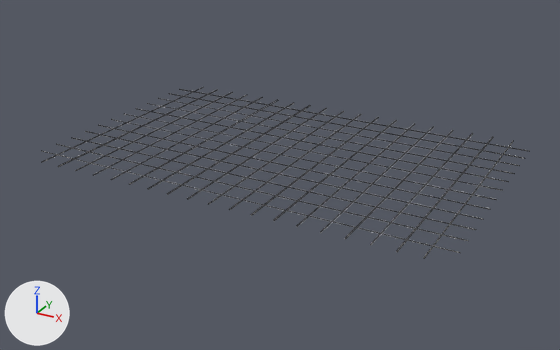
A saved change to the glTF model assets/meshes/prop_floor_boards_paint.glb.
Both versions are drawn from a camera (50 mm lens) standing at (80.1, -148.4, 67.9) and looking at (-0.1, -2.6, -5.1). The lights are fixed; the arrows at lower left show +X, +Y and +Z. The older version comes first. Mesh edges are drawn as thin lines. Materials are left out; every surface is plain grey. Vertices at exactly the same position are counted once.

Objects in the first picture: 'prop_floor_boards_paint'.
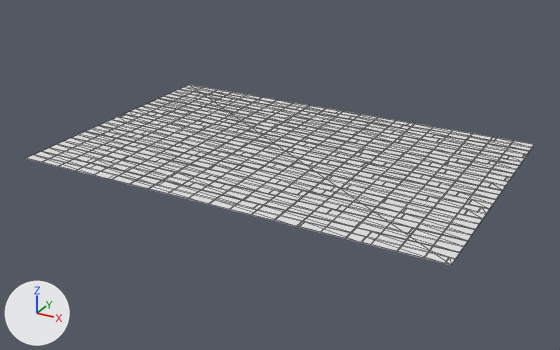
The change in detail:
me_prop_floor_boards_paint is used by ob_prop_floor_boards_paint; location (0.0, 0.0, 0.0).
me_prop_floor_boards_paint had 124 vertices, 62 faces and spanned x -50.0..50.0, y -32.5..32.5, z 0.1.
me_prop_floor_boards_paint now has 800 vertices, 400 faces and spans x -50.0..50.0, y -32.5..32.5, z 0.0..0.1.
me_prop_floor_boards_paint part 1: 676 vertices added at x -50.0..50.0, y -32.5..32.5, z 0.0..0.1.

Changed parts and their boxes (x1, y1, x2, y2) in the pictures (560 x 350 px):
'prop_floor_boards_paint', reshaped
    before: (43, 87, 527, 258)
    after: (26, 85, 534, 265)
part 1 of me_prop_floor_boards_paint, added
    after: (26, 85, 534, 265)
